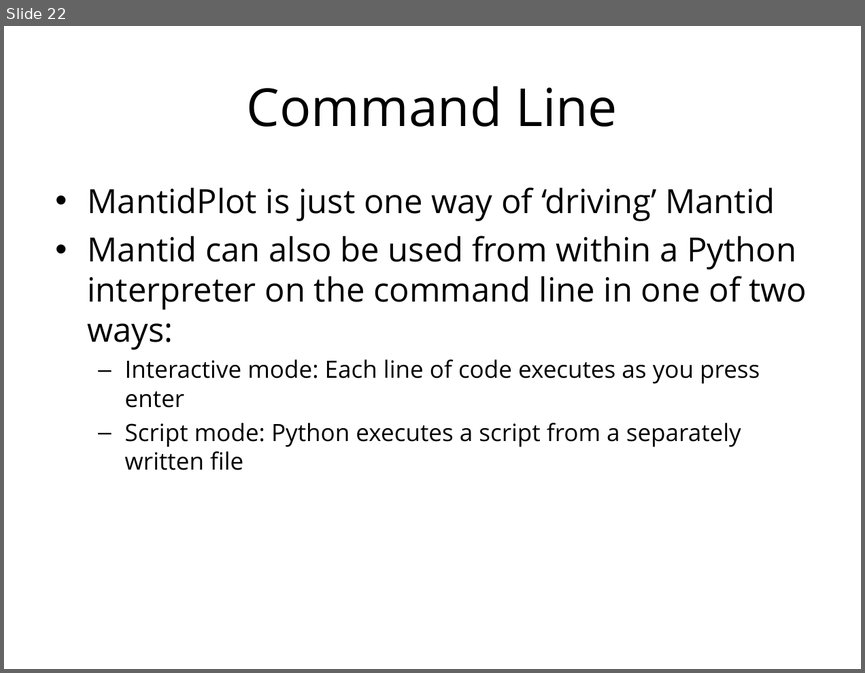
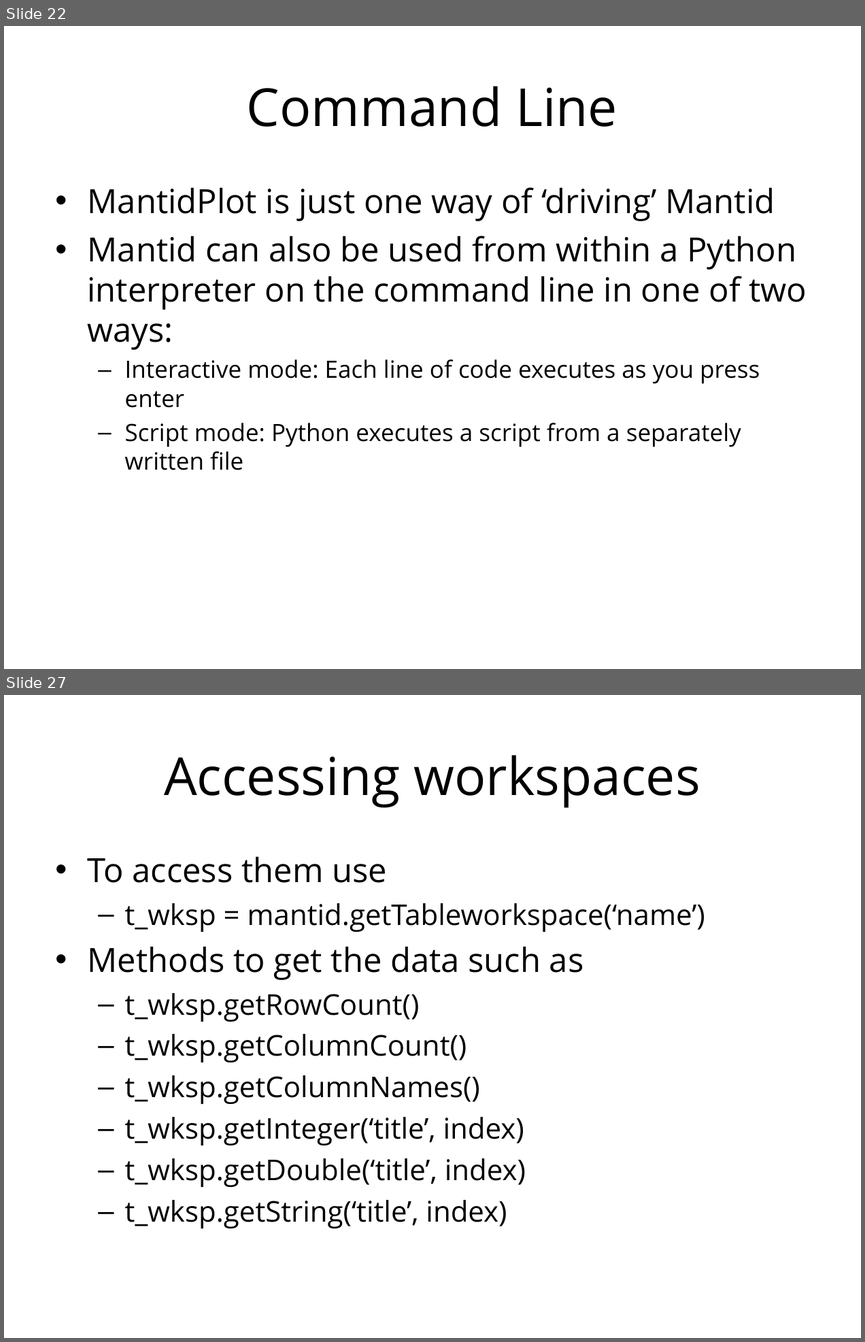
Before and after one commit to mantidproject/documents, a slide deck: Presentations/Python training course/Python in Mantid.ppt. Shown one above the other, each under a label of ours: slide 22 before the commit, slides 22 and 27 after it; the slides between them are not shown. The pictures are 865x673 and 865x1342 pixels, drawn with LibreOffice and Linux fonts; fonts in the diff are those of the drawing; background and template pictures are left out. Boxes give left, top, right and bottom in pixels: in the first picture for what was removed or moved away, otherwise in the second. Text is boxed around its words. In the diff, an @@ line names an element or a change of style, - is before the commit and + after.

```diff
--- a/Presentations/Python training course/Python in Mantid.ppt
+++ b/Presentations/Python training course/Python in Mantid.ppt
@@ slide 27 added at <box>4,695,861,1338</box>, background #FFFFFF @@
@@ title added at <box>164,755,700,808</box>, 44 pt, text #000000 @@
+Accessing workspaces
@@ text added at <box>88,856,705,1228</box>, 24 pt, text #000000 @@
+• To access them use
+  – t_wksp = mantid.getTableworkspace(‘name’)
+• Methods to get the data such as
+  – t_wksp.getRowCount()
+  – t_wksp.getColumnCount()
+  – t_wksp.getColumnNames()
+  – t_wksp.getInteger(‘title’, index)
+  – t_wksp.getDouble(‘title’, index)
+  – t_wksp.getString(‘title’, index)
```
Also in this commit, not shown: 1 slide changed, 6 other slides added.
